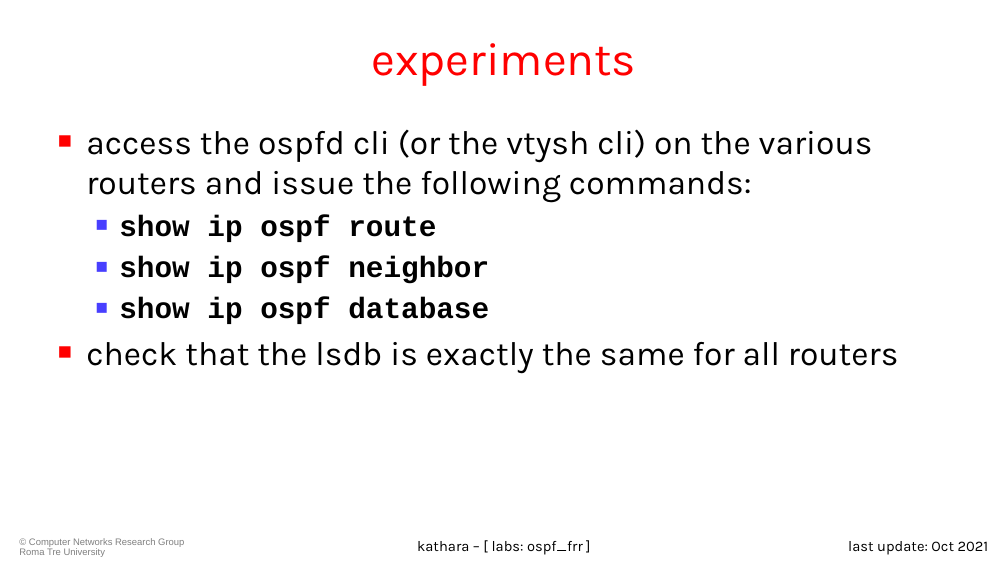
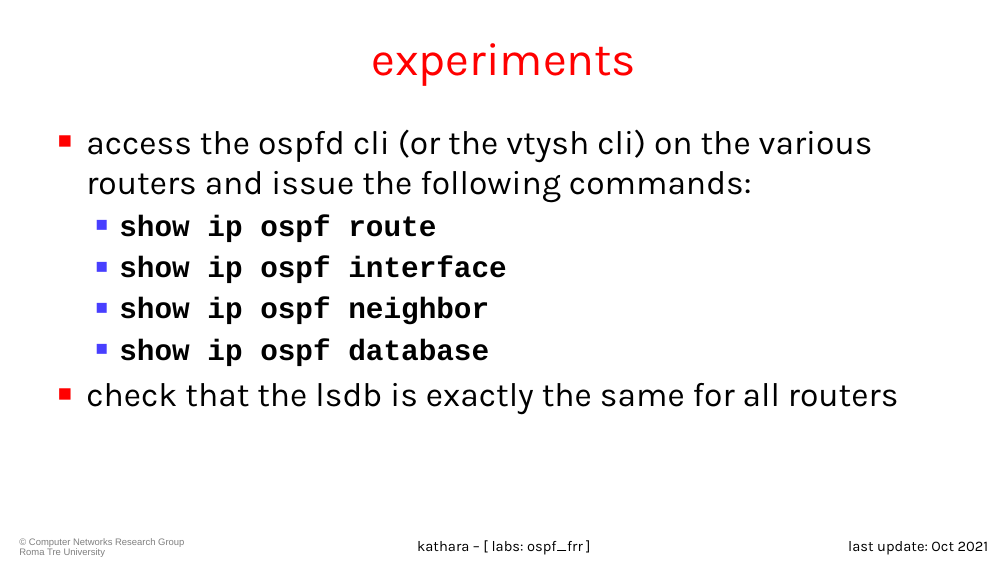
Before and after one commit to KatharaFramework/Kathara-Labs, a slide deck: slide 10 of main-labs/intradomain-routing/frr/ospf/020-kathara-lab_ospf.pptx. Drawn at 1008x567 pixels with LibreOffice and Linux fonts; fonts in the diff are those of the drawing; background and template pictures are left out. Boxes give left, top, right and bottom in pixels: in the first picture for what was removed or moved away, otherwise in the second. Text is boxed around its words. In the diff, an @@ line names an element or a change of style, - is before the commit and + after.

Commit message:
Update OSPF slides

```diff
--- a/main-labs/intradomain-routing/frr/ospf/020-kathara-lab_ospf.pptx
+++ b/main-labs/intradomain-routing/frr/ospf/020-kathara-lab_ospf.pptx
@@ text at [119,256,507,283]: paragraph added @@
+  ■ show ip ospf interface
```
Also in this commit, not shown: 1 other file.
